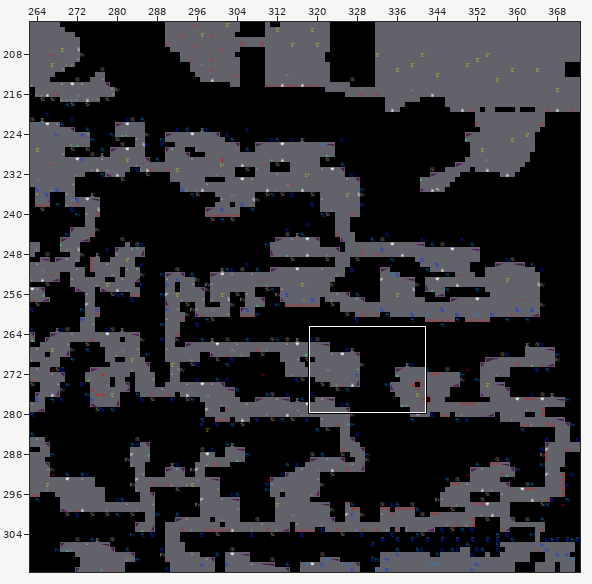
Tiled map -- DownloadedData/TheCave.tmx. The picture above shows the old version from afar; the outline marks the close-up.
Close-up. Old version:
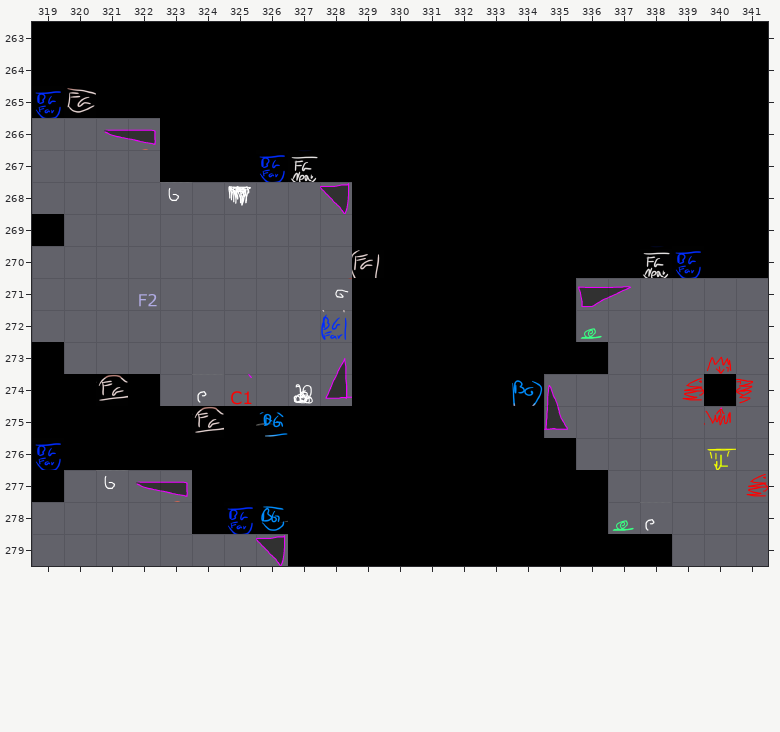
Cells are 120x120 px. Shown: x 319..341, y 263..279. The commit also changed other parts of the map, which this record leaves out.
After:
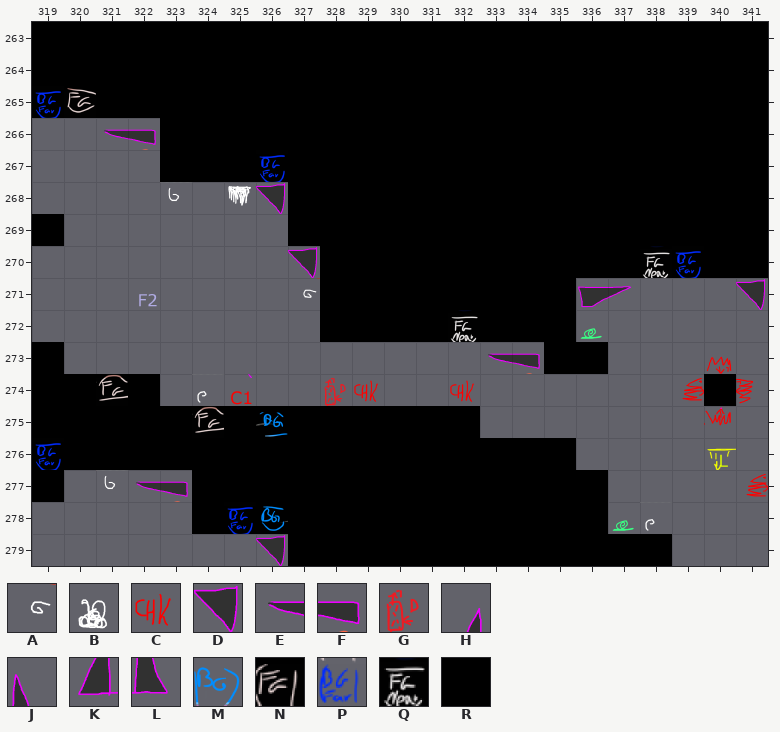
Key: from "UpperCaveObjectTiles": A 6, B 13, C 15, D 45, E 58, F 59, G 71, H 83, J 84, K 88, L 89, M 115, N 121, P 126, Q 132; from "UpperCaveTiles": R 12.
_ is an empty cell.
See-through tiles are keyed as they look on the map.
Diff:
Layer "Level":
y 268..269: x 327..328 __ -> RR
y 270..272: x 328 _ -> R
y 273..274: x 329..334 RRRRRR -> ______
y 275: x 333..334 RR -> __
Layer "Objects":
y 267: x 327 Q -> _
y 268: x 326 _ -> D; x 328 D -> _
y 270: x 327 _ -> D; x 329 N -> _
y 271: x 327..328 _A -> A_; x 341 _ -> D
y 272: x 328 P -> _; x 332 _ -> Q
y 273: x 328 H -> _; x 333..334 __ -> EF
y 274: x 327..329 BK_ -> _GC; x 332 _ -> C; x 334..335 MJ -> __
y 275: x 335 L -> _
